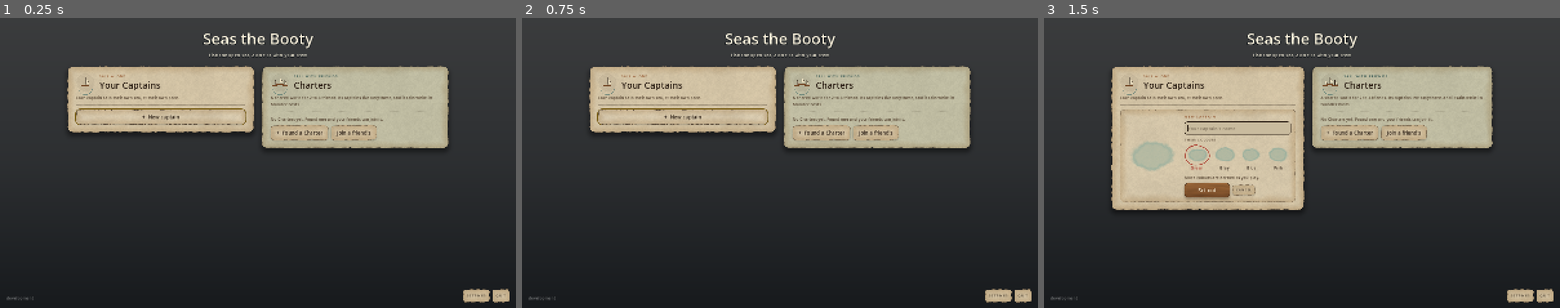
Above: before the commit, frames 1-3 (left to right).
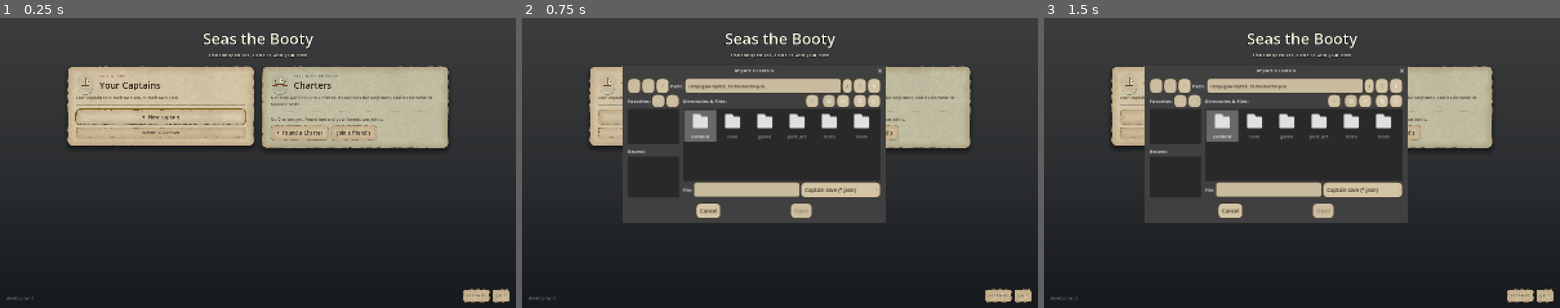
Above: after the commit, the same moments.

Repository: shiblinggames/smallfishescollector
Game: Godot game, scene res://main.tscn
The game is run twice, just before and just after one commit, with the same random seed, the same clock (stepped at 60 frames per second) and the same inputs.
Inputs (mouse positions are in pixels of both pictures, inside the frame that each line leads up to):
- Up to frame 1 (0.25 s): no input
- Up to frame 2 (0.75 s): click (681, 134) at 0.5 s, where only the run after the commit has a clickable "IMPORT A CAPTAIN"
- Up to frame 3 (1.5 s): click "+ New captain" at 1.25 s

The runs differ from the first frame. In frame 1, 1.8% of the frame differs, in the area x 13-50%, y 37-44%; in frame 2, 17%; in frame 3, 24%, in the area x 13-87%, y 16-71%.

Commit message:
The Godot port: playtest progress stays in the playtest (test builds stamp saves, the store game archives them and refuses imports), Import a captain on a test build's title screen, the import tool writes testers' files to a folder, and a check that opens every converted captain.
Co-Authored-By: Claude Opus 5.5 (1M context) <noreply@anthropic.com>

Diff:
--- a/godot/game/game/captains.gd
+++ b/godot/game/game/captains.gd
@@ -59,6 +59,7 @@
 
 static func write(save: Dictionary, carried: Dictionary) -> Error:
 	DirAccess.make_dir_recursive_absolute(_dir())
+	Playtest.stamp(save)
 	var text: String = SaveFile.serialize(save, carried, Js.iso(Clock.now_ms()))
 	return SaveFile.write_file(ProjectSettings.globalize_path(_path(save["uid"])), text)
 
@@ -84,6 +85,29 @@
 	}
 
 
+## IMPORT A CAPTAIN (test builds only, Playtest): a save file from anywhere
+## (a web captain converted by tools/import_web_captain.mts) checked and written
+## in as its own captain; one already here with the same id is kept beside it
+## as <id>.json.bak. { name } or { error }.
+static func import_file(file_path: String) -> Dictionary:
+	if Playtest.release():
+		return { "error": "Importing is for test builds only." }
+	var loaded: Dictionary = SaveFile.deserialize(FileAccess.get_file_as_string(file_path), _species())
+	if loaded.has("error"):
+		return { "error": "That file is not a captain's save (%s)." % loaded["error"] }
+	var save: Dictionary = loaded["save"]
+	if str(save.get("uid", "")) == "":
+		return { "error": "That save has no captain in it." }
+	DirAccess.make_dir_recursive_absolute(_dir())
+	var at: String = _path(save["uid"])
+	if FileAccess.file_exists(at):
+		DirAccess.copy_absolute(at, at + ".bak")
+	var err: Error = write(save, loaded["carried"])
+	if err != OK:
+		return { "error": "It could not be written: %s" % error_string(err) }
+	return { "name": str(Js.nz((save["profile"] as Dictionary).get("username"), "Captain")) }
+
+
 ## RETIRE: the file moves to retired/<id>-<stamp>.json. Nothing is deleted; a
 ## slip is undone by moving the file back by hand.
 static func retire(id: String) -> Error:
--- a/godot/game/game/charter.gd
+++ b/godot/game/game/charter.gd
@@ -663,6 +663,7 @@
 			b["look"] = Skipper.look_of(s.profile())
 	_dirty.clear()
 	DirAccess.make_dir_recursive_absolute(_dir())
+	Playtest.stamp(data)
 	var err: Error = SaveFile.write_file(ProjectSettings.globalize_path(_path(id())), JsJson.stringify(data))
 	if err != OK:
 		push_error("the Charter did not write: %s" % error_string(err))
--- /dev/null
+++ b/godot/game/game/playtest.gd
@@ -0,0 +1,56 @@
+class_name Playtest
+extends RefCounted
+## PLAYTEST PROGRESS STAYS IN THE PLAYTEST (Kong, 2026-10-09: web testers'
+## captains can be brought in while testing, "and then wipe out their accounts
+## once we do the full production release").
+##
+## The build's channel is game/channel (tools/build.mjs writes it into the
+## build's override.cfg: "playtest" or "game"; "dev" running from the editor).
+## Every captain and Charter written by a build that is not the store game is
+## stamped "playtest". The store game's title screen moves stamped files aside
+## into user://playtest_archive (nothing is deleted), so everyone starts the
+## release as a new captain, and only a test build offers "Import a captain".
+
+
+## Where the store game sets playtest files aside; tests point it elsewhere.
+static var archive: String = "user://playtest_archive"
+
+
+static func channel() -> String:
+	return str(ProjectSettings.get_setting("game/channel", "dev"))
+
+
+static func release() -> bool:
+	return channel() == "game"
+
+
+## Mark a save (or a Charter's data) as written by a test build.
+static func stamp(d: Dictionary) -> void:
+	if not release():
+		d["playtest"] = true
+
+
+## The store game: every stamped captain and Charter moved to the archive.
+## Returns how many moved.
+static func sweep() -> int:
+	if not release():
+		return 0
+	var moved: int = 0
+	for pair: Array in [[Captains._dir(), "captains"], [Charter._dir(), "charters"]]:
+		var from: String = pair[0]
+		if not DirAccess.dir_exists_absolute(from):
+			continue
+		var to: String = "%s/%s" % [archive, pair[1]]
+		for f: String in DirAccess.get_files_at(from):
+			if not f.ends_with(".json"):
+				continue
+			var d: Variant = JsJson.parse(FileAccess.get_file_as_string("%s/%s" % [from, f]))
+			if not d is Dictionary:
+				continue
+			var stamped: bool = (d as Dictionary).get("playtest", false) == true or Js.obj((d as Dictionary).get("save")).get("playtest", false) == true
+			if not stamped:
+				continue
+			DirAccess.make_dir_recursive_absolute(to)
+			if DirAccess.rename_absolute("%s/%s" % [from, f], "%s/%s" % [to, f]) == OK:
+				moved += 1
+	return moved
--- a/godot/game/game/title.gd
+++ b/godot/game/game/title.gd
@@ -39,6 +39,8 @@
 
 
 func _ready() -> void:
+	# The store game: playtest captains and Charters set aside (Playtest).
+	Playtest.sweep()
 	set_anchors_and_offsets_preset(Control.PRESET_FULL_RECT)
 	theme = UiTheme.make()
 	var bg: TextureRect = TextureRect.new()
@@ -197,10 +199,40 @@
 		v.add_child(add)
 		if _first == null:
 			_first = add
+		# A test build takes a captain brought from the web (Playtest).
+		if not Playtest.release():
+			var imp: Button = Kit.button("Import a captain", "secondary", "small")
+			imp.tooltip_text = "Open a captain's save file (a web captain sent to you for the playtest)"
+			imp.pressed.connect(_pick_import)
+			v.add_child(imp)
+			if _import_note != "":
+				var note: Label = Kit.text(v, _import_note, "small", Kit.INK_2)
+				note.autowrap_mode = TextServer.AUTOWRAP_WORD_SMART
 		return
 	_creator(v, "New captain", "Set out", func(n: String) -> void: new_captain.emit(n, _color), func() -> void:
 		_making = false
 		_build())
+
+
+var _import_note: String = ""
+
+
+## The file picker for a captain's save; the captain is written in and listed.
+func _pick_import() -> void:
+	var fd: FileDialog = FileDialog.new()
+	fd.file_mode = FileDialog.FILE_MODE_OPEN_FILE
+	fd.access = FileDialog.ACCESS_FILESYSTEM
+	fd.filters = PackedStringArray(["*.json ; Captain save"])
+	fd.use_native_dialog = true
+	fd.title = "Import a captain"
+	add_child(fd)
+	fd.file_selected.connect(func(p: String) -> void:
+		var r: Dictionary = Captains.import_file(p)
+		_import_note = str(r["error"]) if r.has("error") else "%s is aboard." % r["name"]
+		fd.queue_free()
+		_build())
+	fd.canceled.connect(fd.queue_free)
+	fd.popup_centered_ratio(0.6)
 
 
 ## Name and colour, with the captain shown as you choose.
--- /dev/null
+++ b/godot/game/tests/import_check.gd
@@ -0,0 +1,49 @@
+extends SceneTree
+## EVERY CONVERTED WEB CAPTAIN OPENS AND PLAYS (the playtest's imports): each
+## save in a folder (tools/import_web_captain.mts --out) is copied to a scratch
+## folder, opened on the real sea, and every system's state read through the
+## rules; anything that errors is named with its captain. No real captain is
+## touched.
+##
+##   IMPORT_DIR=<folder> godot --headless --path godot/game -s tests/import_check.gd
+
+const READS: Array = ["getCrewState", "getRaidMapView", "getUltimateState", "forgeState", "bountyState", "voyageState", "trawlState", "ordersState", "folkState", "parlorState", "skinsState", "getCasinoState", "getWorldChartState", "getDigState", "levelFloors"]
+
+
+func _init() -> void:
+	var src: String = OS.get_environment("IMPORT_DIR")
+	if src == "" or not DirAccess.dir_exists_absolute(src):
+		print("set IMPORT_DIR to a folder of converted captains")
+		quit(1)
+		return
+	Captains.dir_override = "user://import_check"
+	Main.straight_to_sea = true
+	var files: Array = Array(DirAccess.get_files_at(src)).filter(func(f: String) -> bool: return f.ends_with(".json"))
+	var bad: Array = []
+	for f: String in files:
+		DirAccess.make_dir_recursive_absolute(Captains.dir_override)
+		for old: String in DirAccess.get_files_at(Captains.dir_override):
+			DirAccess.remove_absolute("%s/%s" % [Captains.dir_override, old])
+		var loaded: Dictionary = SaveFile.deserialize(FileAccess.get_file_as_string("%s/%s" % [src, f]), [])
+		if loaded.has("error"):
+			bad.append("%s: does not open (%s)" % [f, loaded["error"]])
+			continue
+		DirAccess.copy_absolute("%s/%s" % [src, f], "%s/%s.json" % [Captains.dir_override, (loaded["save"] as Dictionary)["uid"]])
+		var main: Node = (load("res://main.tscn") as PackedScene).instantiate()
+		root.add_child(main)
+		for k: int in 6:
+			await process_frame
+		var sea: Sea = main.get_child(main.get_child_count() - 1) as Sea
+		if sea == null or sea.session == null:
+			bad.append("%s: the sea did not open" % f)
+		else:
+			for op: String in READS:
+				var r: Variant = RulesApi.run(sea.session.store, sea.session.uid, op, [])
+				if r == null:
+					bad.append("%s: %s returned nothing" % [f, op])
+		main.queue_free()
+		await process_frame
+	for b: String in bad:
+		print("  FAILED: " + b)
+	print("import check: %d captains, %s" % [files.size(), "ok" if bad.is_empty() else "%d failed" % bad.size()])
+	quit(1 if not bad.is_empty() else 0)
--- /dev/null
+++ b/godot/game/tests/playtest_check.gd
@@ -0,0 +1,57 @@
+extends SceneTree
+## PLAYTEST PROGRESS STAYS IN THE PLAYTEST (game/playtest.gd): a test build
+## stamps what it writes and imports a captain's save; the store game refuses
+## an import and moves stamped captains and Charters aside (none deleted).
+## Scratch folders only: no real captain is touched.
+##
+##   godot --headless --path godot/game -s tests/playtest_check.gd
+
+var bad: int = 0
+
+
+func check(ok: bool, what: String) -> void:
+	if not ok:
+		bad += 1
+		print("  FAILED: %s" % what)
+
+
+func _init() -> void:
+	Captains.dir_override = "user://pt_check/captains"
+	Charter.dir_override = "user://pt_check/charters"
+	Playtest.archive = "user://pt_check/archive"
+	for d: String in [Captains.dir_override, Charter.dir_override, Playtest.archive + "/captains", Playtest.archive + "/charters"]:
+		DirAccess.make_dir_recursive_absolute(d)
+		for f: String in DirAccess.get_files_at(d):
+			DirAccess.remove_absolute("%s/%s" % [d, f])
+	ProjectSettings.set_setting("game/channel", "playtest")
+	# A captain made in a test build is stamped.
+	var s: Session = Captains.make("Tester")
+	var made: Dictionary = Captains.open(s.uid)
+	check((made["save"] as Dictionary).get("playtest", false) == true, "a test build's captain is stamped")
+	# Import: a save written elsewhere comes in as a captain, stamped.
+	var outside: String = ProjectSettings.globalize_path("user://pt_check/outside.json")
+	var fresh: Dictionary = Captains.create("web-captain-1")
+	(fresh["save"]["profile"] as Dictionary)["username"] = "webby"
+	(fresh["save"] as Dictionary).erase("species")
+	SaveFile.write_file(outside, SaveFile.serialize(fresh["save"], {}, Js.iso(Clock.now_ms())))
+	var r: Dictionary = Captains.import_file(outside)
+	check(r.get("name") == "webby", "an import lands (%s)" % str(r))
+	check(Captains.list().has("web-captain-1"), "and is listed")
+	check(Captains.import_file(ProjectSettings.globalize_path("res://project.godot")).has("error"), "a file that is not a save is refused")
+	# A Charter file written by a test build.
+	var ch: Dictionary = { "id": "charter-x", "berths": [] }
+	Playtest.stamp(ch)
+	SaveFile.write_file(ProjectSettings.globalize_path(Charter.dir_override + "/charter-x.json"), JsJson.stringify(ch))
+	# An unstamped captain (as the store game writes) stays put.
+	SaveFile.write_file(ProjectSettings.globalize_path(Captains.dir_override + "/kept.json"), SaveFile.serialize(Captains.create("kept")["save"], {}, "x"))
+	check(Playtest.sweep() == 0, "a test build sweeps nothing")
+	# The store game.
+	ProjectSettings.set_setting("game/channel", "game")
+	check(Captains.import_file(outside).has("error"), "the store game refuses an import")
+	var moved: int = Playtest.sweep()
+	check(moved == 3, "the store game sets aside both captains and the Charter (%d)" % moved)
+	check(Captains.list() == ["kept"], "only the unstamped captain is left (%s)" % str(Captains.list()))
+	check(DirAccess.get_files_at(Playtest.archive + "/captains").size() == 2 and DirAccess.get_files_at(Playtest.archive + "/charters").size() == 1, "nothing deleted: they wait in the archive")
+	ProjectSettings.set_setting("game/channel", "dev")
+	print("playtest check: %s" % ("ok" if bad == 0 else "%d failed" % bad))
+	quit(1 if bad > 0 else 0)
Not shown, changed: docs/systems/steam-port.md
Not shown, changed: godot/game/tools/build.mjs
Not shown, changed: godot/game/tools/import_web_captain.mts
